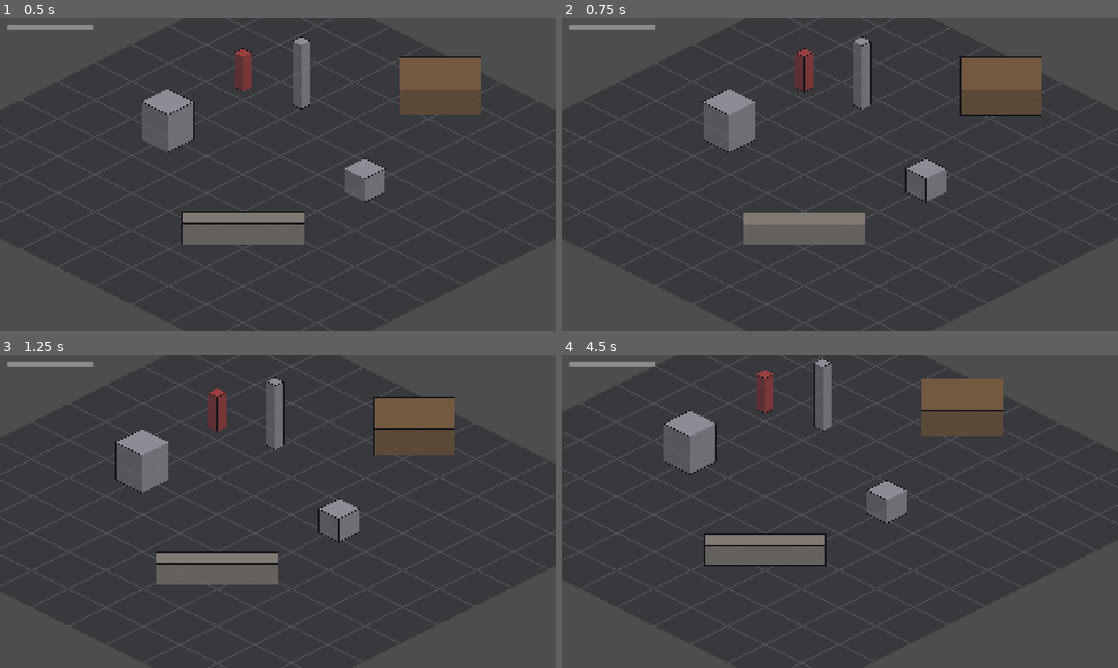
Above: before the commit, frames 1-4 (two rows, left to right).
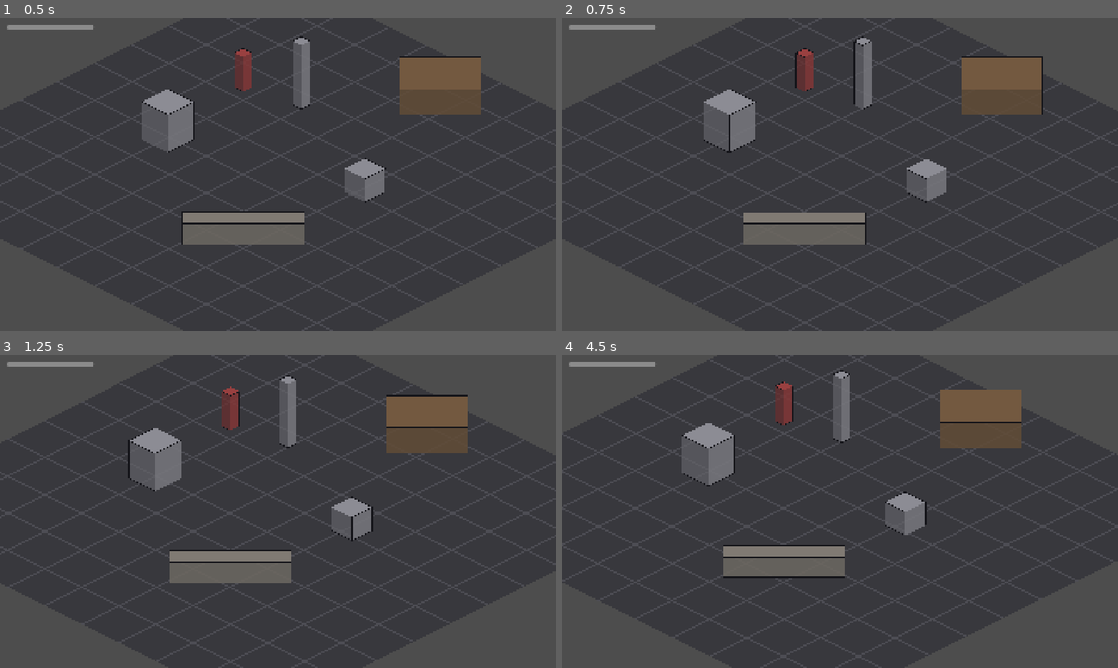
Above: after the commit, the same moments.

Repository: DawidWrona92/Welesza-Retro
Game: Godot game, scene res://world/sandbox/sandbox.tscn
Two runs of this game, one before a commit and one after it. Both use one fixed random seed, a clock stepped at 60 frames per second and the inputs below.
Inputs (mouse positions are in pixels of both pictures, inside the frame that each line leads up to):
- Up to frame 1 (0.5 s): no input
- Up to frame 2 (0.75 s): tap Enter at 0.5 s; move the mouse to (962, 158) at 0.52 s; hold Q (guard) from 0.53 s (still down); click (962, 158) at 0.67 s
- Up to frame 3 (1.25 s): keep holding Q (guard)
- Up to frame 4 (4.5 s): move the mouse to (728, 527) at 1.27 s; release Q (guard) at 1.28 s; tap Ctrl (attack_in_place) at 1.35 s; click (728, 527) at 1.42 s; tap Q (guard) at 1.55, 2.3, 2.85 s; move the mouse to (895, 442) at 2.02 s; hold Space (dodge) 2.03-2.78 s; click (895, 442) at 2.17 s; move the mouse to (812, 574) at 2.77 s; click (812, 574) at 2.92 s; move the mouse to (1006, 558) at 3.52 s; hold Q (guard) 3.53-4.28 s; tap 1 (heal_bandage) at 3.6 s; click (1006, 558) at 3.67 s; move the mouse to (673, 464) at 4.27 s; tap 2 (heal_potion) at 4.35 s; click (673, 464) at 4.42 s

Frame 1 is identical in both runs. In frame 2, 0.8% of the frame differs, in the area x 25-87%, y 6-73%; in frame 3, 6.3%; in frame 4, 10%, in the area x 18-83%, y 1-72%.

Commit message:
T10: garda przy wciśniętym Q, Combat i obszary trafień w scenie bohatera
Co-Authored-By: Claude Sonnet 5.5 <noreply@anthropic.com>
Claude-Session: https://claude.ai/code/session_01Xj7UM2hj167BDwB24tkASF

Diff:
--- a/game/actors/hero/hero.gd
+++ b/game/actors/hero/hero.gd
@@ -28,12 +28,13 @@
 var _stuck_time := 0.0
 var _dash_velocity := Vector2.ZERO
 var _dash_left := 0.0
-var _guard_direction: StringName = &""
+var _guard_held := false
 var _combat: Node
 
 @onready var sprite: AssetSprite = $Sprite
 @onready var stamina: Stamina = $Stamina
 @onready var _agent: NavigationAgent2D = $NavigationAgent2D
+@onready var _hitbox: Area2D = get_node_or_null("Combat/Hitbox")
 
 
 func _ready() -> void:
@@ -52,10 +53,6 @@
 		_holding_move = false
 	elif event.is_action_pressed(&"dodge") and _combat:
 		_combat.request_dodge(_cursor_direction())
-	elif event.is_action_pressed(&"guard") and _combat:
-		_set_guard(true)
-	elif event.is_action_released(&"guard") and _combat:
-		_set_guard(false)
 
 
 func _physics_process(delta: float) -> void:
@@ -64,8 +61,9 @@
 			move_to(get_global_mouse_position())
 		else:
 			_holding_move = false
-	if _combat and _guard_direction != &"":
-		_refresh_guard()
+	if _combat:
+		_sync_hitbox()
+		_update_guard()
 	step(delta, Input.is_action_pressed(&"sprint"))
 
 
@@ -230,6 +228,8 @@
 func _update_animation(move: Vector2) -> void:
 	if sprite.meta.is_empty():
 		return
+	if _combat and _combat.state == Combat.State.GUARD:
+		return  # animację gardy prowadzi walka
 	var anim := &"walk" if move.length_squared() > 0.0 else &"idle"
 	var dir := sprite.direction
 	if move.length_squared() > 0.0:
@@ -246,17 +246,21 @@
 	return _direction_to(get_global_mouse_position())
 
 
-func _set_guard(up: bool) -> void:
-	_guard_direction = AssetSprite.direction_from_vector(_cursor_direction()) if up else &""
-	_combat.set_guard(up, _cursor_direction())
-
-
-## Garda śledzi kursor: walka dostaje nowy kierunek tylko przy zmianie jednego z 8 kierunków.
-func _refresh_guard() -> void:
-	var direction := AssetSprite.direction_from_vector(_cursor_direction())
-	if direction != _guard_direction:
-		_guard_direction = direction
+## Hitbox jest dzieckiem węzła Combat (nie Node2D), więc sam nie podąża za bohaterem.
+func _sync_hitbox() -> void:
+	if _hitbox:
+		_hitbox.global_position = global_position
+
+
+## Zasada: Q wciśnięte oznacza gardę. Polecenie ponawiane co klatkę, więc wraca po ogłuszeniu,
+## odskoku czy pęknięciu; to, czy parada należy się graczowi, pilnuje walka.
+func _update_guard() -> void:
+	if Input.is_action_pressed(&"guard"):
+		_guard_held = true
 		_combat.set_guard(true, _cursor_direction())
+	elif _guard_held:
+		_guard_held = false
+		_combat.set_guard(false)
 
 
 func _on_dash_requested(offset: Vector2, duration: float) -> void:
--- a/game/actors/hero/hero.tscn
+++ b/game/actors/hero/hero.tscn
@@ -1,11 +1,19 @@
-[gd_scene load_steps=6 format=3]
+[gd_scene load_steps=9 format=3]
 
 [ext_resource type="Script" path="res://actors/hero/hero.gd" id="1"]
 [ext_resource type="Script" path="res://core/asset_sprite.gd" id="2"]
 [ext_resource type="Script" path="res://core/stamina.gd" id="3"]
 
+[ext_resource type="Script" path="res://core/combat/combat.gd" id="4"]
+
 [sub_resource type="CircleShape2D" id="1"]
 radius = 18.0
+
+[sub_resource type="CircleShape2D" id="2"]
+radius = 34.0
+
+[sub_resource type="CircleShape2D" id="3"]
+radius = 24.0
 
 [node name="Hero" type="CharacterBody2D"]
 collision_layer = 2
@@ -31,3 +39,26 @@
 [node name="Camera2D" type="Camera2D" parent="."]
 position_smoothing_enabled = true
 position_smoothing_speed = 6.0
+
+[node name="Combat" type="Node" parent="." node_paths=PackedStringArray("sprite", "stamina")]
+script = ExtResource("4")
+sprite = NodePath("../Sprite")
+stamina = NodePath("../Stamina")
+
+[node name="Hitbox" type="Area2D" parent="Combat"]
+collision_layer = 0
+collision_mask = 8
+monitorable = false
+
+[node name="CollisionShape2D" type="CollisionShape2D" parent="Combat/Hitbox"]
+position = Vector2(50, 0)
+shape = SubResource("2")
+
+[node name="Hurtbox" type="Area2D" parent="." groups=["hurtbox"]]
+collision_layer = 8
+collision_mask = 0
+monitoring = false
+
+[node name="CollisionShape2D" type="CollisionShape2D" parent="Hurtbox"]
+scale = Vector2(1, 0.5)
+shape = SubResource("3")
--- a/game/project.godot
+++ b/game/project.godot
@@ -34,6 +34,7 @@
 2d_physics/layer_1="world"
 2d_physics/layer_2="hero"
 2d_physics/layer_3="enemies"
+2d_physics/layer_4="hurtbox"
 
 [rendering]
 
--- a/game/tests/test_hero.gd
+++ b/game/tests/test_hero.gd
@@ -1,5 +1,6 @@
 extends "res://tests/test_case.gd"
 
+const HERO_SCENE := preload("res://actors/hero/hero.tscn")
 const DT := 1.0 / 60.0
 
 
@@ -7,7 +8,9 @@
 class FakeCombat:
 	extends Node
 	signal dash_requested(offset: Vector2, duration: float)
+	var state := Combat.State.IDLE
 	var attack_range := 90.0
+	var guard_calls: Array[bool] = []
 	var locked := false
 	var speed_factor := 1.0
 	var attacks: Array = []
@@ -24,8 +27,8 @@
 	func request_dodge(_direction: Vector2) -> void:
 		pass
 
-	func set_guard(_up: bool, _direction: Vector2) -> void:
-		pass
+	func set_guard(up: bool, _direction: Vector2 = Vector2.ZERO) -> void:
+		guard_calls.append(up)
 
 
 var _root: Window
@@ -46,7 +49,8 @@
 
 
 func _spawn_hero(with_combat: bool) -> Hero:
-	var hero: Hero = load("res://actors/hero/hero.tscn").instantiate()
+	var hero: Hero = HERO_SCENE.instantiate()
+	hero.get_node("Combat").free()
 	if with_combat:
 		_combat = FakeCombat.new()
 		_combat.name = "Combat"
@@ -211,3 +215,35 @@
 		_hero.global_position.x < 190.0,
 		"odskok zatrzymany przez ścianę: %s" % _hero.global_position
 	)
+
+
+func test_guard_is_reasserted_while_key_held() -> void:
+	preload("res://autoload/controls.gd").apply_defaults()
+	_hero.free()
+	_hero = _spawn_hero(true)
+	Input.action_press(&"guard")
+	for i in 3:
+		_hero._physics_process(DT)
+	check_eq(_combat.guard_calls, [true, true, true], "garda ponawiana co klatkę przy wciśniętym Q")
+	_combat.guard_calls.clear()
+	Input.action_release(&"guard")
+	for i in 3:
+		_hero._physics_process(DT)
+	check_eq(_combat.guard_calls, [false], "puszczenie Q opuszcza gardę raz")
+
+
+func test_real_combat_hit_through_hitbox_and_hurtbox() -> void:
+	_hero.free()
+	_hero = HERO_SCENE.instantiate()
+	var target: Hero = HERO_SCENE.instantiate()
+	_root.add_child(_hero)
+	_root.add_child(target)
+	_extras.append(target)
+	_hero.global_position = Vector2.ZERO
+	target.global_position = Vector2(60, 0)
+	var attacker: Combat = _hero.get_node("Combat")
+	var victim: Combat = target.get_node("Combat")
+	attacker.request_attack(Vector2.RIGHT, null)
+	await _root.get_tree().create_timer(1.0).timeout
+	check(victim.health < victim.max_health, "cios przez Hitbox i Hurtbox zadał obrażenia")
+	check_eq(attacker.state, Combat.State.IDLE, "bohater wrócił do bezczynności po ciosie")
